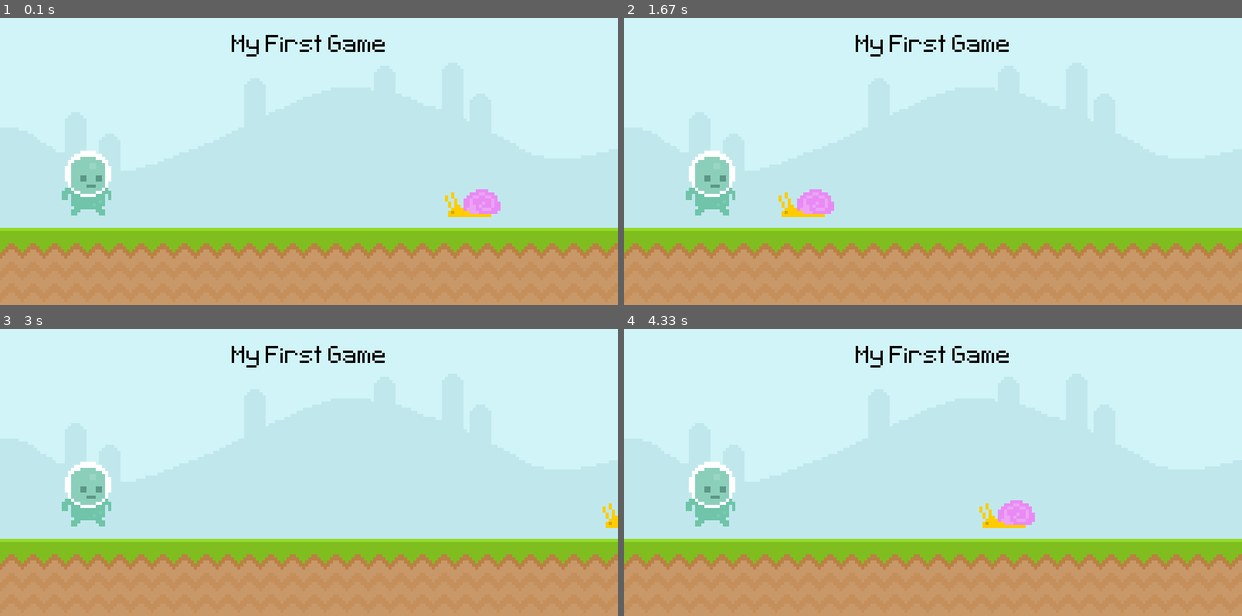
Above: before the commit, frames 1-4 (two rows, left to right).
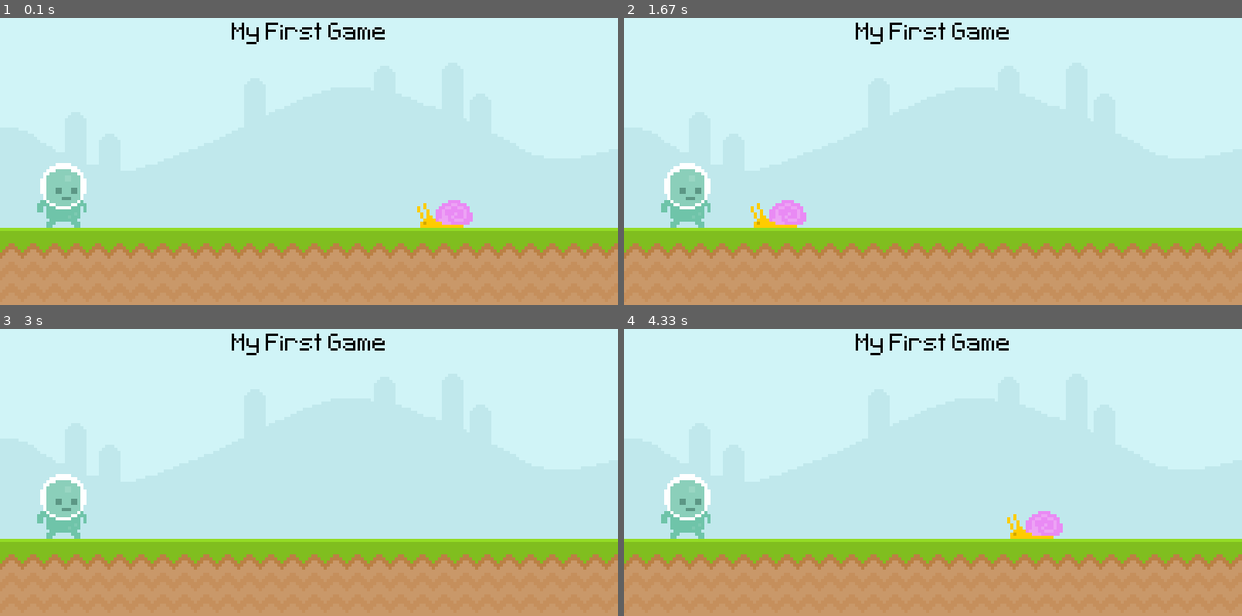
Above: after the commit, the same moments.

Repository: Juanes1793/The-ultimate-introduction-to-Pygame
Game: pygame game, started from tutorial1.py
The game is run twice, just before and just after one commit, with the same random seed, the same clock (stepped at 60 frames per second) and the same inputs.
Inputs:
- Up to frame 1 (0.1 s): no input
- Up to frame 2 (1.67 s): no input
- Up to frame 3 (3 s): no input
- Up to frame 4 (4.33 s): no input

The runs differ from the first frame. In frame 1, 4.0% of the frame differs, in the area x 6-81%, y 1-74%; in frame 2, 4.0%; in frame 3, 3.0%; in frame 4, 4.0%, in the area x 6-71%, y 1-74%.

Commit message:
colisions and rectangles

Diff:
--- a/tutorial1.py
+++ b/tutorial1.py
@@ -9,12 +9,17 @@
 
 ground_surface = pygame.image.load("graphics/ground.png").convert()
 sky_surface = pygame.image.load("graphics/Sky.png").convert()
+
 text_surface = test_font.render("My First Game", False, "Black")
+text_rect = text_surface.get_rect(center=(400, 50))
 
 snail_surface = pygame.image.load("graphics/snail/snail2.png").convert_alpha()
-snail_x_position = 600
+snail_rect = snail_surface.get_rect(midbottom=(600, 300))
+
 
 player_surface = pygame.image.load("graphics/Player/player_walk_1.png").convert_alpha()
+player_rect = player_surface.get_rect(midbottom=(80, 300))
+
 
 while True:
     for event in pygame.event.get():
@@ -24,12 +29,14 @@
 
     screen.blit(sky_surface, (0, 0))
     screen.blit(ground_surface, (0, 300))
-    screen.blit(text_surface, (300, 50))
-    snail_x_position -= 4
-    if snail_x_position <= -100:
-        snail_x_position = 800
-    screen.blit(snail_surface, (snail_x_position, 250))
-    screen.blit(player_surface, (80, 200))
+    screen.blit(text_surface, text_rect)
+    snail_rect.left -= 4
+    if snail_rect.right <= -100:
+        snail_rect.left = 800
+    screen.blit(snail_surface, snail_rect)
+    screen.blit(player_surface, player_rect)
+
+
 
 
     pygame.display.update()
